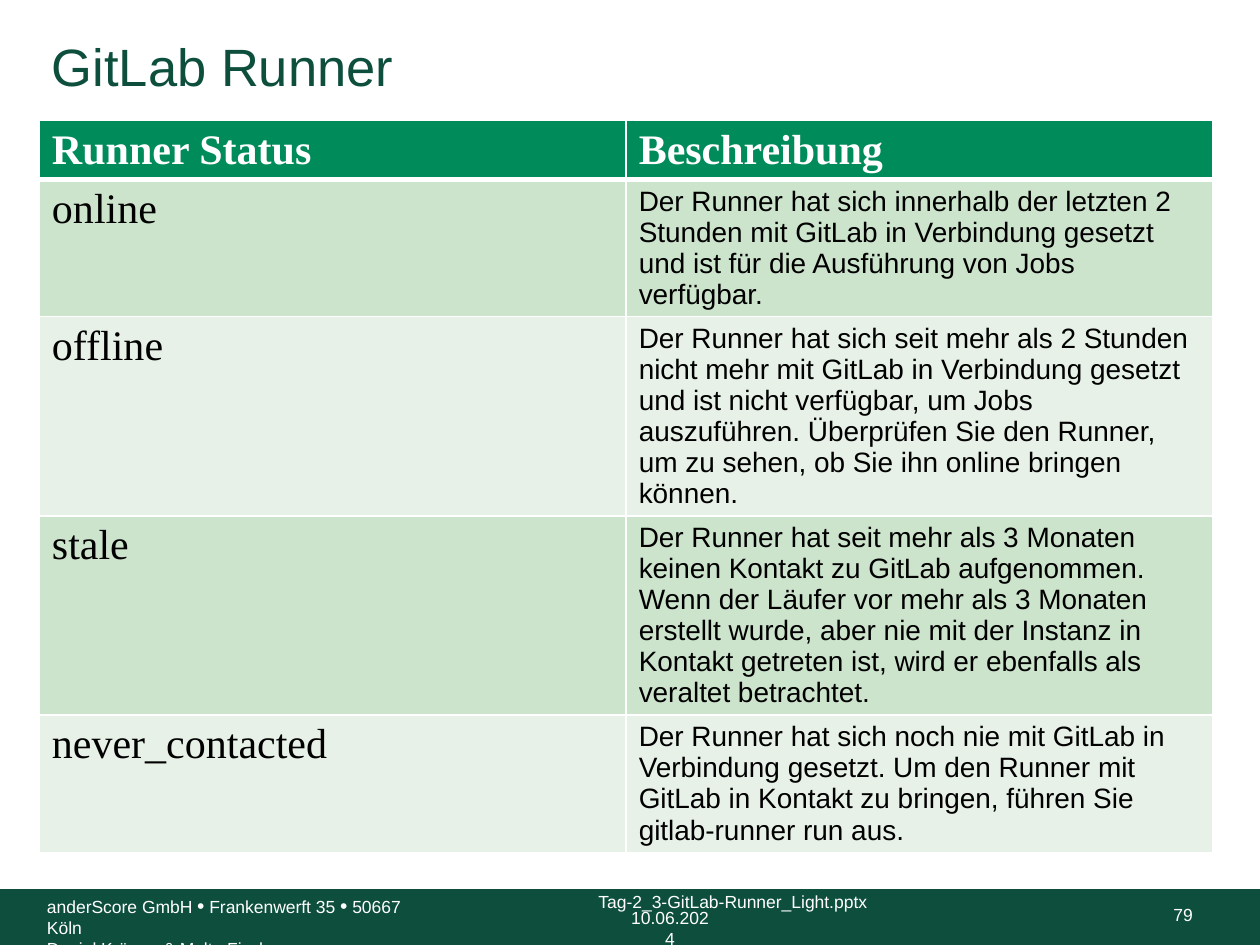
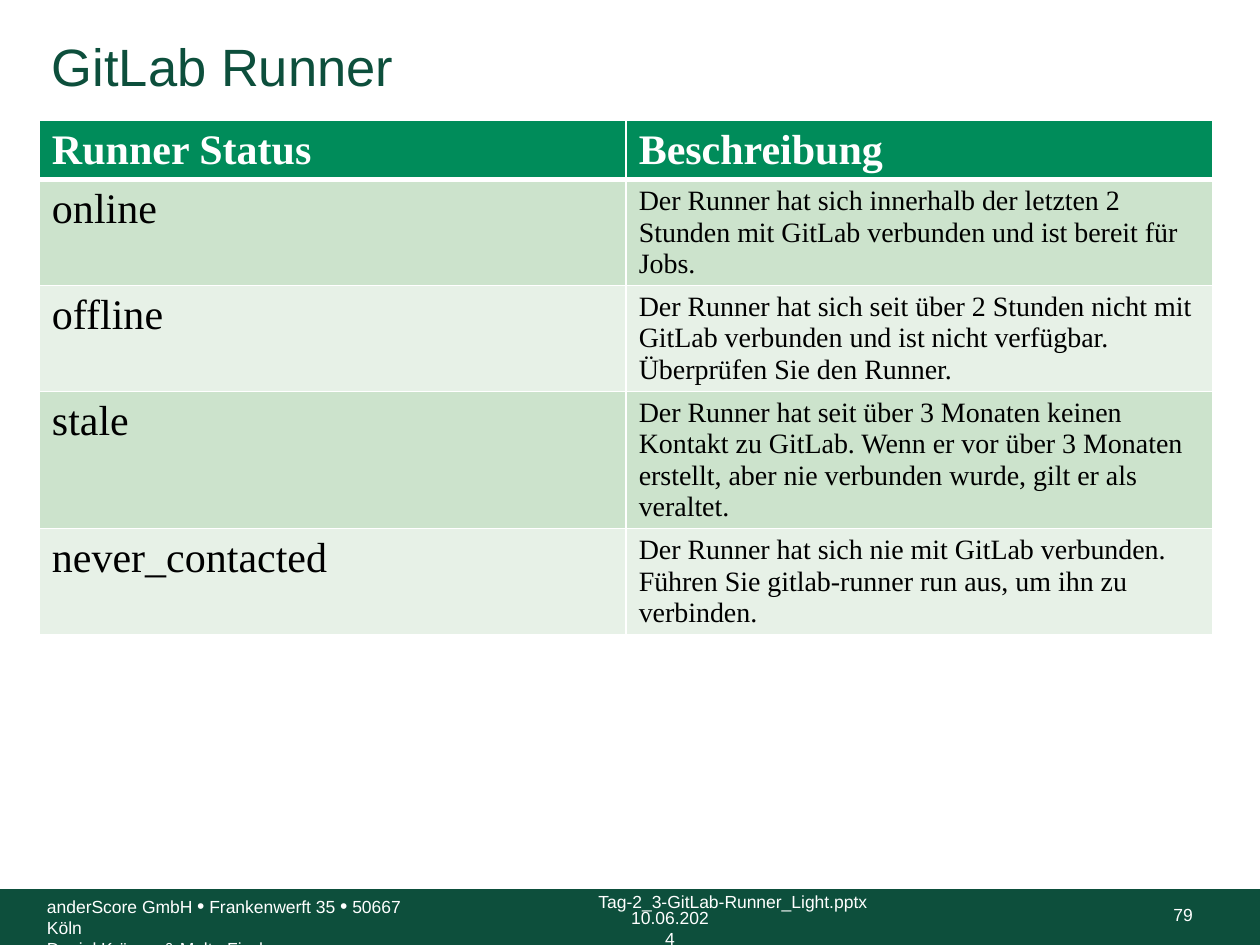
Before and after one commit to anderscore-gmbh/gitlab, a slide deck: slide 79 of slides/Tag-2_3-GitLab-Runner_Light.pptx. Drawn at 1260x945 pixels with LibreOffice and Linux fonts; fonts in the diff are those of the drawing; background and template pictures are left out. Boxes give left, top, right and bottom in pixels: in the first picture for what was removed or moved away, otherwise in the second. Text is boxed around its words. In the diff, an @@ line names an element or a change of style, - is before the commit and + after.

```diff
--- a/slides/Tag-2_3-GitLab-Runner_Light.pptx
+++ b/slides/Tag-2_3-GitLab-Runner_Light.pptx
@@ table at [39,121,1213,659] @@
-row 2, column 2: Der Runner hat sich innerhalb der letzten 2 Stunden mit GitLab in Verbindung gesetzt und ist für die Ausführung von Jobs verfügbar.
+row 2, column 2: Der Runner hat sich innerhalb der letzten 2 Stunden mit GitLab verbunden und ist bereit für Jobs.
-row 3, column 2: Der Runner hat sich seit mehr als 2 Stunden nicht mehr mit GitLab in Verbindung gesetzt und ist nicht verfügbar, um Jobs auszuführen. Überprüfen Sie den Runner, um zu sehen, ob Sie ihn online bringen können.
+row 3, column 2: Der Runner hat sich seit über 2 Stunden nicht mit GitLab verbunden und ist nicht verfügbar. Überprüfen Sie den Runner.
-row 4, column 2: Der Runner hat seit mehr als 3 Monaten keinen Kontakt zu GitLab aufgenommen. Wenn der Läufer vor mehr als 3 Monaten erstellt wurde, aber nie mit der Instanz in Kontakt getreten ist, wird er ebenfalls als veraltet betrachtet.
+row 4, column 2: Der Runner hat seit über 3 Monaten keinen Kontakt zu GitLab. Wenn er vor über 3 Monaten erstellt, aber nie verbunden wurde, gilt er als veraltet.
-row 5, column 2: Der Runner hat sich noch nie mit GitLab in Verbindung gesetzt. Um den Runner mit GitLab in Kontakt zu bringen, führen Sie gitlab-runner run aus.
+row 5, column 2: Der Runner hat sich nie mit GitLab verbunden. Führen Sie gitlab-runner run aus, um ihn zu verbinden.
```
Also in this commit, not shown: 67 other slides changed.
